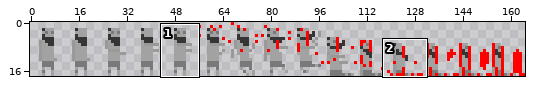
Edited in one commit: sprite sheet (game/assets/images/f_shot.png). The picture above shows the old version from afar; the outline marks the close-up.
Close-up. Earlier state:
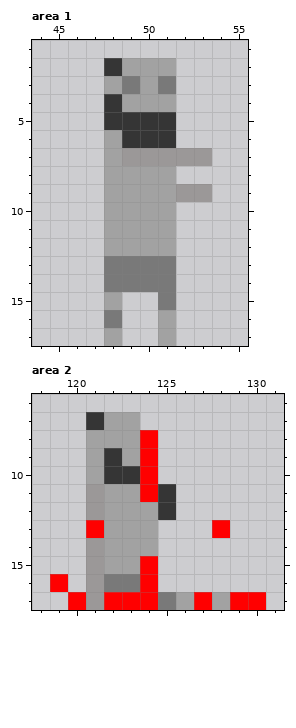
The file is 165x18 pixels. Shown: area 1: x 44..55, y 1..17; area 2: x 118..131, y 6..17. The commit also changed other parts of the picture, which this record leaves out.
Now the later version:
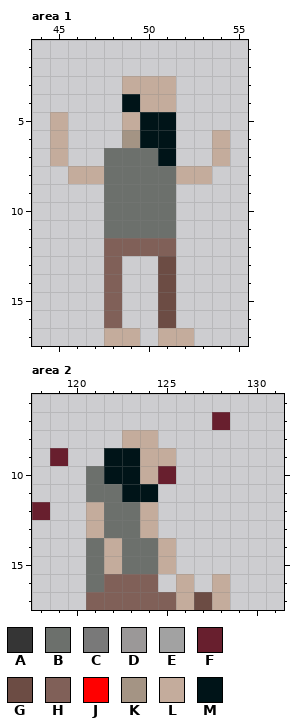
Palette (. is transparent): A #353535  B #6c706c  C #797979  D #9b9898  E #a2a2a2  F #681f2e  G #6c4c44  H #806058  J #ff0000  K #a49484  L #c4ac9c  M #001418
Change:
--- area 1
@@ x 44..55 @@
  1 ............
- 2 ....AEEE....
- 3 ....ECEC....
- 4 ....AEEE....
- 5 ....AAAA....
- 6 ....EAAA....
- 7 ....EDDDDD..
- 8 ....EEEE....
- 9 ....EEEEDD..
-10 ....EEEE....
-11 ....EEEE....
-12 ....EEEE....
-13 ....CCCC....
-14 ....CCCC....
-15 ....E..C....
-16 ....C..E....
-17 ....E..E....
+ 2 ............
+ 3 .....LLL....
+ 4 .....MLL....
+ 5 .L...LMM....
+ 6 .L...KMM..L.
+ 7 .L..BBBM..L.
+ 8 ..LLBBBBLL..
+ 9 ....BBBB....
+10 ....BBBB....
+11 ....BBBB....
+12 ....HHHH....
+13 ....H..G....
+14 ....H..G....
+15 ....H..G....
+16 ....H..G....
+17 ....LL.LL...
--- area 2
@@ x 118..131 @@
  6 ..............
- 7 ...AEE........
- 8 ...EEEJ.......
- 9 ...EAEJ.......
-10 ...EAAJ.......
-11 ...DEEJA......
-12 ...DEEEA......
-13 ...JEEE...J...
-14 ...DEEE.......
-15 ...DEEJ.......
-16 .J.DCCJ.......
-17 ..JDJJJCEJEJJ.
+ 7 ..........F...
+ 8 .....LL.......
+ 9 .F..MMLL......
+10 ...BMMLF......
+11 ...BBMM.......
+12 F..LBBL.......
+13 ...LBBL.......
+14 ...BLBBL......
+15 ...BLBBL......
+16 ...BHHH.L.L...
+17 ...HHHHHLGL...
